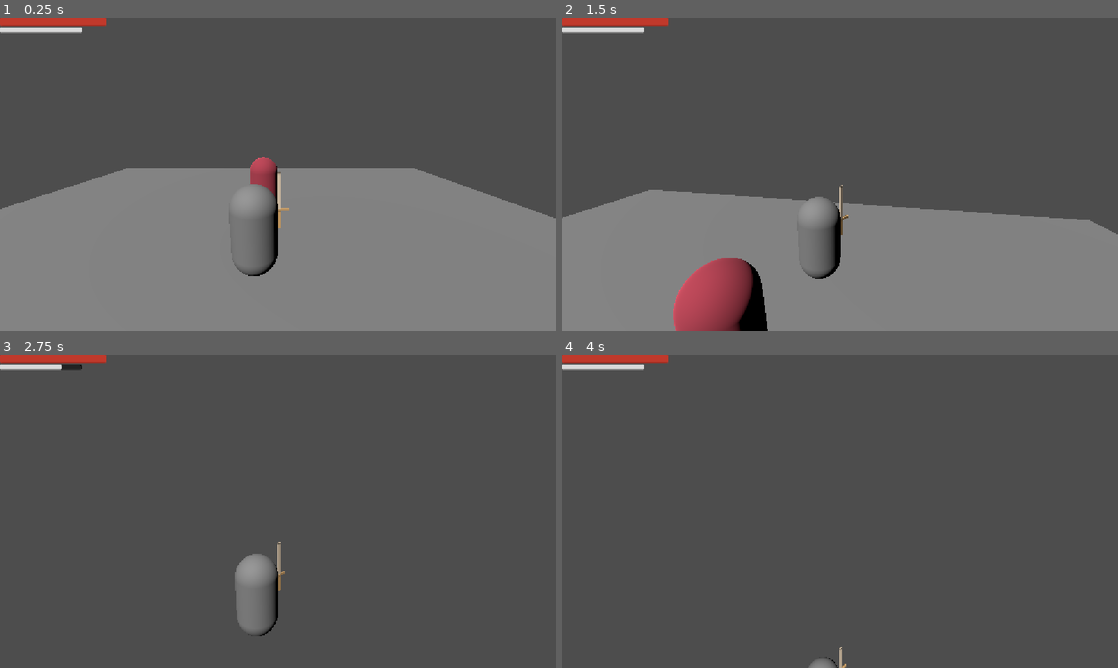
Above: before the commit, frames 1-4 (two rows, left to right).
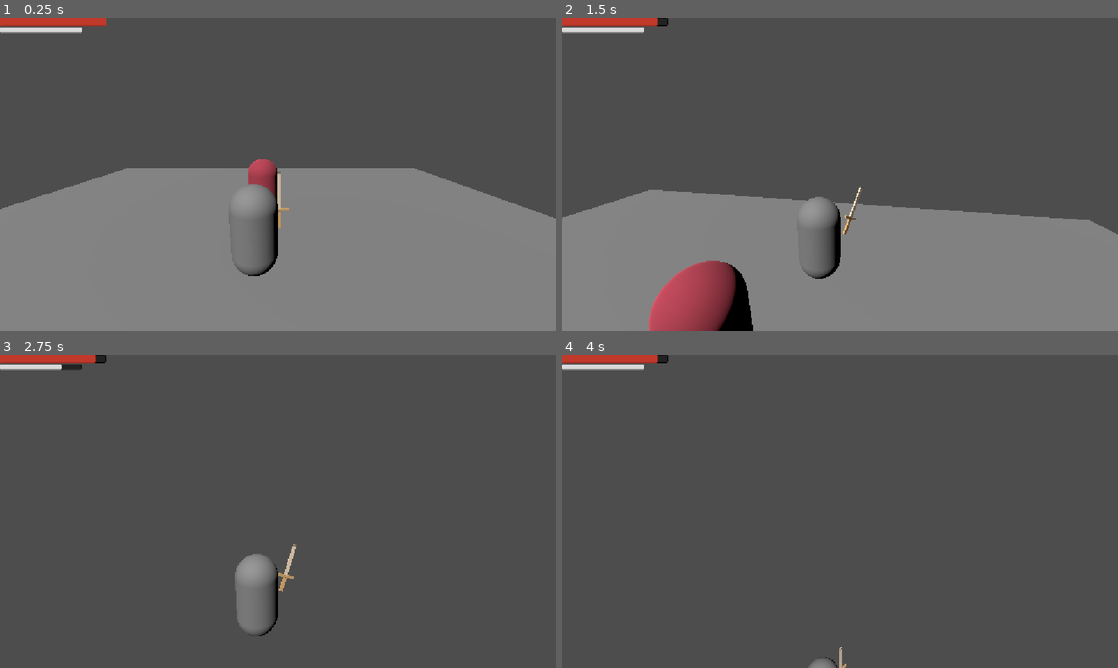
Above: after the commit, the same moments.

Repository: felipeallen20/valero-arpg
Game: Godot game, scene res://scenes/world.tscn
Same seed, same stepped clock (60 frames per second), same inputs: the game is played once before the commit and once after it.
Inputs (mouse positions are in pixels of both pictures, inside the frame that each line leads up to):
- Up to frame 1 (0.25 s): no input
- Up to frame 2 (1.5 s): move the mouse to (867, 174) at 0.52 s; press the mouse at (867, 174) at 0.53 s; hold W (forward) from 0.53 s (still down); tap Space (jump) at 0.77 s; move the mouse to (812, 174) at 1.27 s; release the mouse at (812, 174) at 1.28 s; click (812, 174) at 1.35 s
- Up to frame 3 (2.75 s): keep holding W (forward); tap Space (jump) at 1.52 s; move the mouse to (289, 505) at 2.02 s; press the mouse at (289, 505) at 2.03 s; tap Shift (dodge) at 2.1 s
- Up to frame 4 (4 s): keep holding W (forward); move the mouse to (834, 517) at 2.77 s; release the mouse at (834, 517) at 2.78 s; tap Ctrl (sprint) at 2.85 s; tap Space (jump) at 3.02, 3.77 s; click (834, 517) at 3.05 s; move the mouse to (878, 514) at 3.52 s; press the mouse at (878, 514) at 3.53 s

The runs differ from the first frame. In frame 1, less than 0.1% of the frame differs, in the area x 44-50%, y 44-54%; in frame 2, 3.2%, in the area x 15-55%, y 0-100%; in frame 3, 0.3%; in frame 4, less than 0.1%.

Commit message:
Combo system added

Diff:
--- a/valero/scenes/weapons/practice_sword.tscn
+++ b/valero/scenes/weapons/practice_sword.tscn
@@ -75,6 +75,8 @@
 [node name="PracticeSword" type="Node3D" unique_id=938474064]
 transform = Transform3D(1.75, 0, 0, 0, 1.75, 0, 0, 0, 1.75, 0, -0.16624108, 0)
 script = ExtResource("1_hvg78")
+damage = 10.0
+attack_speed = 1.5
 
 [node name="Pivot" type="Node3D" parent="." unique_id=1928715599]
 
@@ -84,7 +86,7 @@
 collision_mask = 4
 
 [node name="CollisionShape3D" type="CollisionShape3D" parent="Pivot/Hitbox" unique_id=1771601606]
-transform = Transform3D(0.1, 0, 0, 0, 0.5, 0, 0, 0, 0.05, 0.0071227048, 0.6641387, 0.020778982)
+transform = Transform3D(0.125, 0, 0, 0, 0.5500001, 0, 0, 0, 0.05, 0.007122705, 0.670315, 0.020778982)
 shape = SubResource("BoxShape3D_jxsi6")
 
 [node name="Mesh" type="MeshInstance3D" parent="Pivot" unique_id=1804440856]
--- a/valero/scripts/enemies/enemy.gd
+++ b/valero/scripts/enemies/enemy.gd
@@ -3,17 +3,177 @@
 
 signal died
 
-@export var max_health := 50.0
+enum State { CHASE, ATTACK, DEAD }
+
+# --- Referencia al jugador ---
+## Si está vacío, se busca automáticamente en el grupo "player" al arrancar.
+@export var player_path: NodePath
+
+# --- Persecución ---
+@export_group("Persecución")
+@export var move_speed := 3.0          # Velocidad máxima al perseguir (m/s).
+@export var acceleration := 18.0       # Aceleración hacia move_speed (m/s²).
+@export var turn_speed := 10.0         # Rapidez con la que encara al jugador.
+@export var stop_distance := 1.6       # Distancia a la que deja de acercarse.
+
+# --- Ataque ---
+@export_group("Ataque")
+@export var attack_range := 2.0        # Alcance del golpe (m).
+@export var attack_damage := 10.0      # Daño por golpe.
+@export var attack_windup := 0.30      # Segundos de telegrafiado antes de pegar.
+@export var attack_cooldown := 1.20    # Segundos entre golpes.
+
+# --- Vida ---
+@export_group("Vida")
+@export var max_health := 75.0
+
 @onready var _health_bar: HealthBar3D = $HealthBar
 
 var health := 0.0
+var _state: State = State.CHASE
+var _player: Node3D
+var _player_stats: PlayerStats
+var _windup_left := 0.0
+var _cooldown_left := 0.0
+var _gravity: float = float(ProjectSettings.get_setting("physics/3d/default_gravity", 9.8))
 
 
 func _ready() -> void:
 	health = max_health
 	_health_bar.set_ratio(1.0, false)
+	floor_snap_length = 0.3
+	_resolve_player()
 
 
+## Localiza al jugador: por ruta explícita o, si no, por el grupo "player".
+func _resolve_player() -> void:
+	if player_path != NodePath(""):
+		_player = get_node_or_null(player_path) as Node3D
+	if _player == null:
+		_player = get_tree().get_first_node_in_group("player") as Node3D
+
+	if _player == null:
+		push_warning("Enemy: no se encontró ningún jugador (grupo 'player').")
+		set_physics_process(false)
+		return
+
+	_player_stats = _player.get_node_or_null("PlayerStats") as PlayerStats
+
+
+func _physics_process(delta: float) -> void:
+	if _state == State.DEAD:
+		return
+
+	_apply_gravity(delta)
+	_update_timers(delta)
+
+	# Sin jugador vivo no hay a qué perseguir.
+	if _player == null or (_player_stats != null and _player_stats.is_dead()):
+		velocity.x = 0.0
+		velocity.z = 0.0
+		move_and_slide()
+		return
+
+	match _state:
+		State.CHASE:
+			_chase_player(delta)
+			_try_start_attack()
+		State.ATTACK:
+			_update_attack(delta)
+
+	move_and_slide()
+
+
+# --- Persecución ---
+# Se acerca al jugador hasta stop_distance, acelerando y encarando suavemente.
+func _chase_player(delta: float) -> void:
+	var to_player := _flat_distance_to_player()
+	if to_player <= stop_distance:
+		# Ya está a rango: frena en seco y mira al jugador.
+		_brake(delta)
+		_face_player(delta)
+		return
+
+	var direction := _direction_to_player()
+	velocity.x = move_toward(velocity.x, direction.x * move_speed, acceleration * delta)
+	velocity.z = move_toward(velocity.z, direction.z * move_speed, acceleration * delta)
+	_face_player(delta)
+
+
+func _brake(delta: float) -> void:
+	velocity.x = move_toward(velocity.x, 0.0, acceleration * delta)
+	velocity.z = move_toward(velocity.z, 0.0, acceleration * delta)
+
+
+# --- Ataque ---
+# Entra en ATTACK si el jugador está a alcance y el cooldown lo permite.
+func _try_start_attack() -> void:
+	if _cooldown_left > 0.0:
+		return
+	if _flat_distance_to_player() > attack_range:
+		return
+	_state = State.ATTACK
+	_windup_left = attack_windup
+
+
+# Fase de telegrafiado (windup) y, al terminar, aplicación del daño.
+func _update_attack(delta: float) -> void:
+	# Durante el telegrafiado no se mueve; sigue encarando al jugador.
+	_brake(delta)
+	_face_player(delta)
+
+	_windup_left -= delta
+	if _windup_left <= 0.0:
+		_deal_attack()
+		_state = State.CHASE
+		_cooldown_left = attack_cooldown
+
+
+# Aplica el daño solo si el jugador sigue vivo y a alcance en el momento exacto
+# del golpe (así esquiar/dash deja de funcionar como defensa).
+func _deal_attack() -> void:
+	if _player == null or _player_stats == null:
+		return
+	if _flat_distance_to_player() > attack_range:
+		return
+	_player_stats.take_damage(attack_damage)
+
+
+# --- Utilidades de distancia y orientación ---
+# Distancia horizontal (ignora la altura) al jugador.
+func _flat_distance_to_player() -> float:
+	return Vector2(
+		global_position.x - _player.global_position.x,
+		global_position.z - _player.global_position.z
+	).length()
+
+
+func _direction_to_player() -> Vector3:
+	var dir := _player.global_position - global_position
+	dir.y = 0.0
+	return dir.normalized() if dir.length_squared() > 0.0001 else Vector3.ZERO
+
+
+# El frente del cuerpo es -Z (convención de Godot), misma fórmula que el Player.
+func _face_player(delta: float) -> void:
+	var direction := _direction_to_player()
+	if direction == Vector3.ZERO:
+		return
+	var target_angle := atan2(-direction.x, -direction.z)
+	rotation.y = lerp_angle(rotation.y, target_angle, 1.0 - exp(-turn_speed * delta))
+
+
+func _update_timers(delta: float) -> void:
+	_cooldown_left = maxf(_cooldown_left - delta, 0.0)
+
+
+func _apply_gravity(delta: float) -> void:
+	if is_on_floor():
+		return
+	velocity.y -= _gravity * delta
+
+
+# --- Daño recibido ---
 func take_damage(amount: float) -> void:
 	if health <= 0.0:
 		return
@@ -24,5 +184,6 @@
 
 
 func _die() -> void:
+	_state = State.DEAD
 	died.emit()
 	queue_free()
--- a/valero/scripts/weapons/ranged_weapon.gd
+++ b/valero/scripts/weapons/ranged_weapon.gd
@@ -14,4 +14,4 @@
 	get_tree().current_scene.add_child(projectile)
 	projectile.global_transform = _muzzle.global_transform
 	if projectile.has_method("launch"):
-		projectile.launch(damage, projectile_speed, attack_range, wielder)
+		projectile.launch(get_current_damage(), projectile_speed, attack_range, wielder)
--- a/valero/scripts/weapons/weapon.gd
+++ b/valero/scripts/weapons/weapon.gd
@@ -2,6 +2,8 @@
 extends Node3D
 
 signal attacked
+## Se emite al cambiar el estado del combo (para la UI, sonidos, etc.).
+signal combo_changed(count: int, active: bool)
 
 @export var weapon_name := "Arma"
 @export var damage := 10.0
@@ -10,10 +12,28 @@
 ## Alcance en metros: largo del golpe (melee) o distancia máxima (rango).
 @export var attack_range := 2.0
 
+@export_group("Combo")
+## Golpes seguidos necesarios para activar el combo.
+@export var combo_size := 3
+## Daño extra multiplicativo mientras el combo está activo (0.25 = +25%).
+@export var combo_bonus := 0.25
+## Segundos entre golpes que se toleran antes de perder el combo.
+@export var combo_window := 1.2
+
 ## Quién empuña el arma (el Player). Así el arma no se daña a sí misma.
 var wielder: Node3D
 
 var _next_attack_time_ms := 0
+var _combo_count := 0
+var _combo_time_left := 0.0
+
+
+func _process(delta: float) -> void:
+	if _combo_time_left <= 0.0:
+		return
+	_combo_time_left -= delta
+	if _combo_time_left <= 0.0:
+		_reset_combo()
 
 
 func can_attack() -> bool:
@@ -25,6 +45,7 @@
 	if not can_attack():
 		return false
 	_next_attack_time_ms = Time.get_ticks_msec() + int(1000.0 / maxf(attack_speed, 0.01))
+	_advance_combo()
 	_perform_attack()
 	attacked.emit()
 	return true
@@ -35,9 +56,38 @@
 	pass
 
 
+## Daño del próximo golpe, aplicando el bonus de combo si está activo.
+func get_current_damage() -> float:
+	if is_combo_active():
+		return damage * (1.0 + combo_bonus)
+	return damage
+
+
 ## Aplica el daño del arma a un objetivo, si sabe recibirlo.
 func _deal_damage(target: Node) -> void:
 	if target == wielder:
 		return
 	if target.has_method("take_damage"):
-		target.take_damage(damage)
+		target.take_damage(get_current_damage())
+
+
+# --- Combo ---
+## true si ya se encadenaron combo_size golpes dentro de la ventana.
+func is_combo_active() -> bool:
+	return _combo_count >= combo_size
+
+
+## Cuenta un golpe nuevo y reinicia la ventana. Se cuenta el intento (swing),
+## no el acierto: fallar no castiga, pero pararse sí rompe el combo.
+func _advance_combo() -> void:
+	_combo_count += 1
+	_combo_time_left = combo_window
+	combo_changed.emit(_combo_count, is_combo_active())
+
+
+func _reset_combo() -> void:
+	if _combo_count == 0:
+		return
+	_combo_count = 0
+	_combo_time_left = 0.0
+	combo_changed.emit(0, false)
